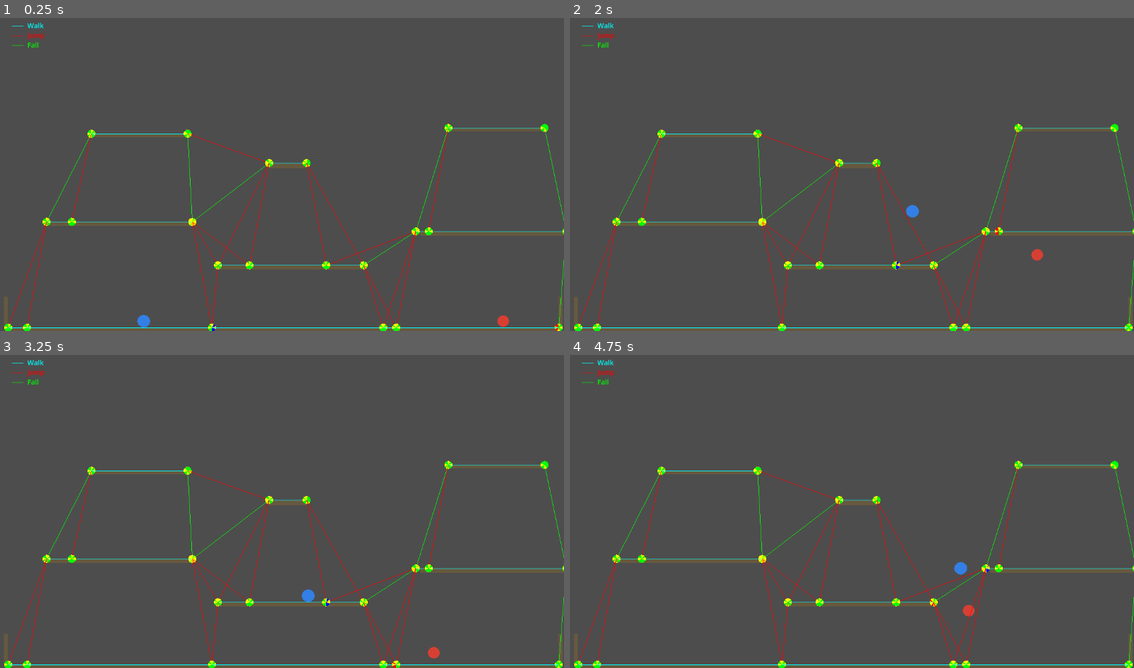
Above: before the commit, frames 1-4 (two rows, left to right).
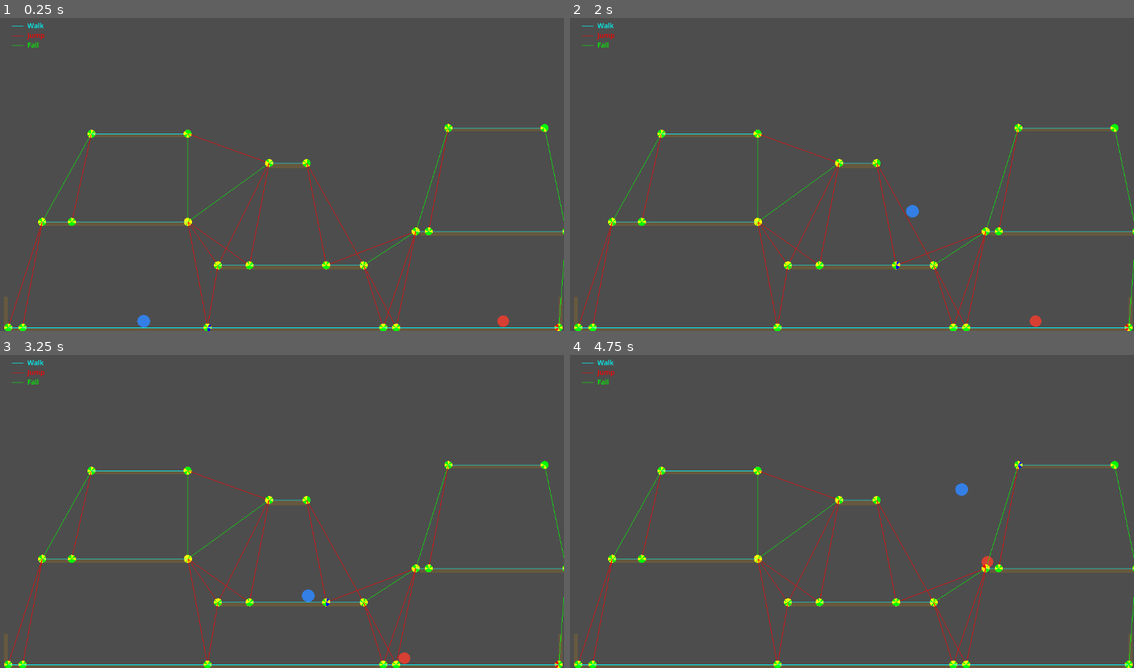
Above: after the commit, the same moments.

Repository: xhocquet/2d-platformer-pathfinding-demo
Game: Godot game, scene res://main.tscn
Two runs of this game, one before a commit and one after it. Both use one fixed random seed, a clock stepped at 60 frames per second and the inputs below.
Inputs:
- Up to frame 1 (0.25 s): no input
- Up to frame 2 (2 s): hold D (move_right) from 0.53 s (still down); tap W (jump) at 0.6, 0.77, 1.07, 1.35, 1.52, 1.82 s
- Up to frame 3 (3.25 s): release D (move_right) at 2.03 s; hold A (move_left) 2.03-2.78 s; tap W (jump) at 2.1, 2.85, 3.02 s; hold D (move_right) from 2.78 s (still down)
- Up to frame 4 (4.75 s): tap W (jump) at 3.32, 3.6, 3.77, 4.07, 4.35, 4.52 s; release D (move_right) at 4.28 s; hold A (move_left) from 4.28 s (still down)

The runs differ from the first frame. In frame 1, 0.9% of the frame differs, in the area x 0-48%, y 37-100%; in frame 2, 1.0%; in frame 3, 1.0%; in frame 4, 1.2%, in the area x 0-81%, y 34-100%.

Commit message:
Lead in jump

Diff:
--- a/enemy.gd
+++ b/enemy.gd
@@ -1,9 +1,10 @@
 extends "res://player.gd"
 
 enum AiState { STANDING, TRAVERSING_EDGE, JUMP_SEQUENCE }
-enum JumpPhase { JUMP_PRESS, ASCENT, AIR_CONTROL }
+enum JumpPhase { LEAD_IN, JUMP_PRESS, ASCENT, AIR_CONTROL }
 
 const ARRIVAL_DIST: float = 16.0
+const LEAD_IN_DIST: float = 10.0  # must be this close to source node before initiating jump
 const JUMP_AIR_CONTROL_HEIGHT_RATIO: float = 0.7
 
 @export var speed := 100.0
@@ -19,15 +20,12 @@
 var _jump_start_y: float = 0.0
 var _jump_peak_y: float = 0.0
 var _jump_back_out_dir: float = 0.0  # if inside ledge, move this way until peak (-1, 0, 1)
+var _lead_in_target_x: float = 0.0  # takeoff edge x we walk toward during LEAD_IN
 
 func _ready() -> void:
 	_player = get_parent().get_node("Player") as CharacterBody2D
 	_graph = (get_parent().get_node("SectionGraph") as Node2D).graph
 	call_deferred("_initialize_ai_state")
-
-func _physics_process(delta: float) -> void:
-	super._physics_process(delta)
-	_process_ai(delta)
 
 func _initialize_ai_state() -> void:
 	var from_id: StringName = _graph.get_section_under_body(self)
@@ -41,6 +39,20 @@
 		_source_node = _path[0]
 		_dest_node = _path[1]
 
+func _physics_process(delta: float) -> void:
+	super._physics_process(delta)
+	_process_ai(delta)
+
+func _process_ai(_delta: float) -> void:
+	_update_current_section()
+	match _ai_state:
+		AiState.STANDING:
+			_tick_standing()
+		AiState.TRAVERSING_EDGE:
+			_tick_traversing_edge()
+		AiState.JUMP_SEQUENCE:
+			_tick_jump_sequence()
+
 func _get_move_input() -> float:
 	# Walking towards a node
 	if _ai_state == AiState.TRAVERSING_EDGE and _has_dest_node():
@@ -57,12 +69,14 @@
 	return 0.0
 
 func _get_jump_sequence_move_input() -> float:
+	if _jump_phase == JumpPhase.LEAD_IN:
+		return signf(_lead_in_target_x - global_position.x)
+
 	if _jump_back_out_dir != 0.0 and (_jump_phase == JumpPhase.JUMP_PRESS or _jump_phase == JumpPhase.ASCENT):
 		return _jump_back_out_dir
 
-	if _jump_phase == JumpPhase.AIR_CONTROL and _has_dest_node():
-		var target_pos: Vector2 = _graph.get_section_position(_dest_node)
-		return signf(target_pos.x - global_position.x)
+	if _jump_phase == JumpPhase.AIR_CONTROL:
+		return signf(_player.global_position.x - global_position.x)
 
 	return 0.0
 
@@ -83,16 +97,6 @@
 	var path: Array[StringName] = _graph.find_path(from_id, to_id)
 	return path
 
-func _process_ai(_delta: float) -> void:
-	_update_current_section()
-	match _ai_state:
-		AiState.STANDING:
-			_tick_standing()
-		AiState.TRAVERSING_EDGE:
-			_tick_traversing_edge()
-		AiState.JUMP_SEQUENCE:
-			_tick_jump_sequence()
-
 func _update_current_section() -> void:
 	if _ai_state == AiState.TRAVERSING_EDGE and _source_node != &"" and _has_dest_node():
 		var pos_from: Vector2 = _graph.get_section_position(_source_node)
@@ -139,10 +143,12 @@
 	_source_node = edge_from
 	_dest_node = edge_to
 	_ai_state = AiState.JUMP_SEQUENCE
-	_jump_phase = JumpPhase.JUMP_PRESS
+	_jump_phase = JumpPhase.LEAD_IN
 	_jump_start_y = global_position.y
 	_jump_peak_y = global_position.y
-	_wants_jump_press = true
+	_wants_jump_press = false
+	_jump_back_out_dir = 0.0
+	# Lead-in walks toward the takeoff edge (our platform’s edge toward the dest), not the section position
 	var pos_to: Vector2 = _graph.get_section_position(edge_to)
 	var ledge_min_x: float = pos_to.x
 	var ledge_max_x: float = pos_to.x
@@ -155,15 +161,36 @@
 	var pos_from: Vector2 = _graph.get_section_position(edge_from)
 	var ledge_center_x: float = (ledge_min_x + ledge_max_x) * 0.5
 	var approach_from_left: bool = pos_from.x < ledge_center_x
-	var edge_x: float = ledge_min_x if approach_from_left else ledge_max_x
-	var inside: bool = (approach_from_left and global_position.x >= edge_x) or (not approach_from_left and global_position.x <= edge_x)
-	if inside:
-		_jump_back_out_dir = -1.0 if approach_from_left else 1.0
-	else:
-		_jump_back_out_dir = 0.0
+	var platform_other_x: float = pos_from.x
+	for nb in _graph.get_neighbors(edge_from):
+		if nb.type == SectionGraph.EdgeType.WALK:
+			platform_other_x = _graph.get_section_position(nb.to).x
+			break
+	_lead_in_target_x = maxf(pos_from.x, platform_other_x) if approach_from_left else minf(pos_from.x, platform_other_x)
 
 func _tick_jump_sequence() -> void:
-	if _jump_phase == JumpPhase.JUMP_PRESS:
+	if _jump_phase == JumpPhase.LEAD_IN:
+		if absf(global_position.x - _lead_in_target_x) <= LEAD_IN_DIST:
+			_jump_phase = JumpPhase.JUMP_PRESS
+			_wants_jump_press = true
+			_jump_start_y = global_position.y
+			_jump_peak_y = global_position.y
+			var pos_to: Vector2 = _graph.get_section_position(_dest_node)
+			var ledge_min_x: float = pos_to.x
+			var ledge_max_x: float = pos_to.x
+			for nb in _graph.get_neighbors(_dest_node):
+				if nb.type == SectionGraph.EdgeType.WALK:
+					var pos_nb: Vector2 = _graph.get_section_position(nb.to)
+					ledge_min_x = minf(pos_to.x, pos_nb.x)
+					ledge_max_x = maxf(pos_to.x, pos_nb.x)
+					break
+			var pos_from: Vector2 = _graph.get_section_position(_source_node)
+			var ledge_center_x: float = (ledge_min_x + ledge_max_x) * 0.5
+			var approach_from_left: bool = pos_from.x < ledge_center_x
+			var edge_x: float = ledge_min_x if approach_from_left else ledge_max_x
+			var inside: bool = (approach_from_left and global_position.x >= edge_x) or (not approach_from_left and global_position.x <= edge_x)
+			_jump_back_out_dir = -1.0 if (inside and approach_from_left) else (1.0 if (inside and not approach_from_left) else 0.0)
+	elif _jump_phase == JumpPhase.JUMP_PRESS:
 		if not is_on_floor():
 			_jump_phase = JumpPhase.ASCENT
 			_jump_peak_y = global_position.y
--- a/main.tscn
+++ b/main.tscn
@@ -39,7 +39,7 @@
 polygon = PackedVector2Array(-60, -12, 60, -12, 60, 12, -60, 12)
 
 [node name="Platform4" type="StaticBody2D" parent="."]
-position = Vector2(244, 429.55402)
+position = Vector2(235, 429.55402)
 scale = Vector2(2.4800012, 0.32000488)
 
 [node name="CollisionShape2D" type="CollisionShape2D" parent="Platform4"]
